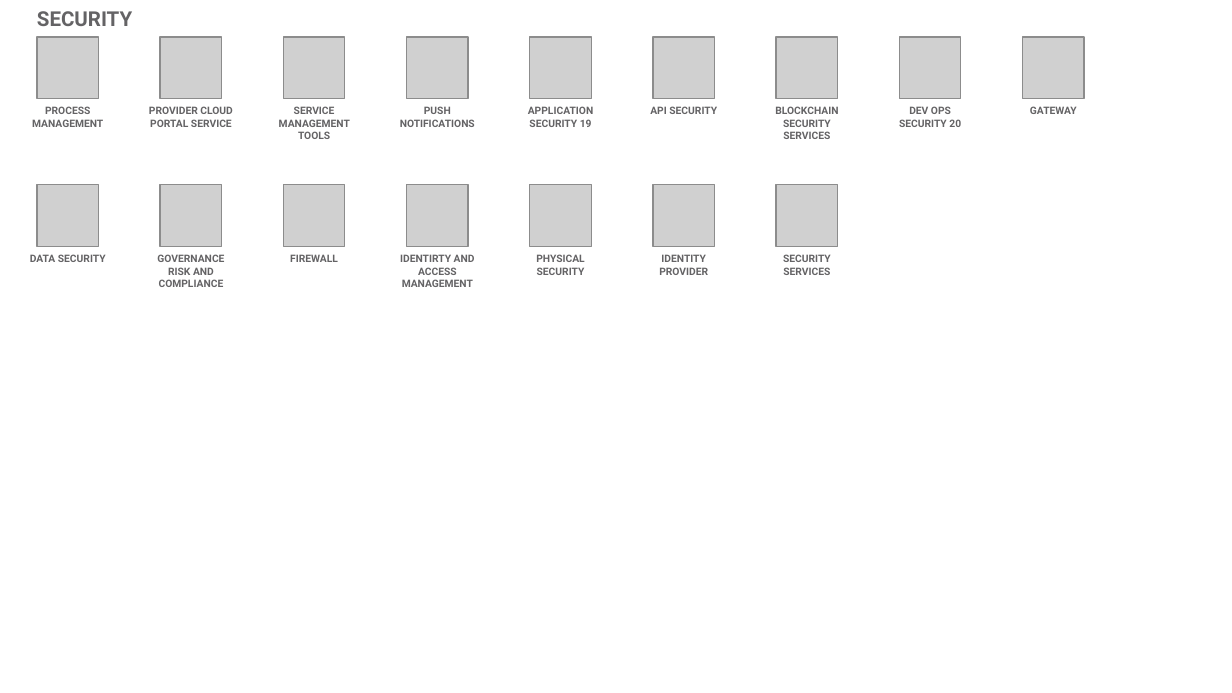
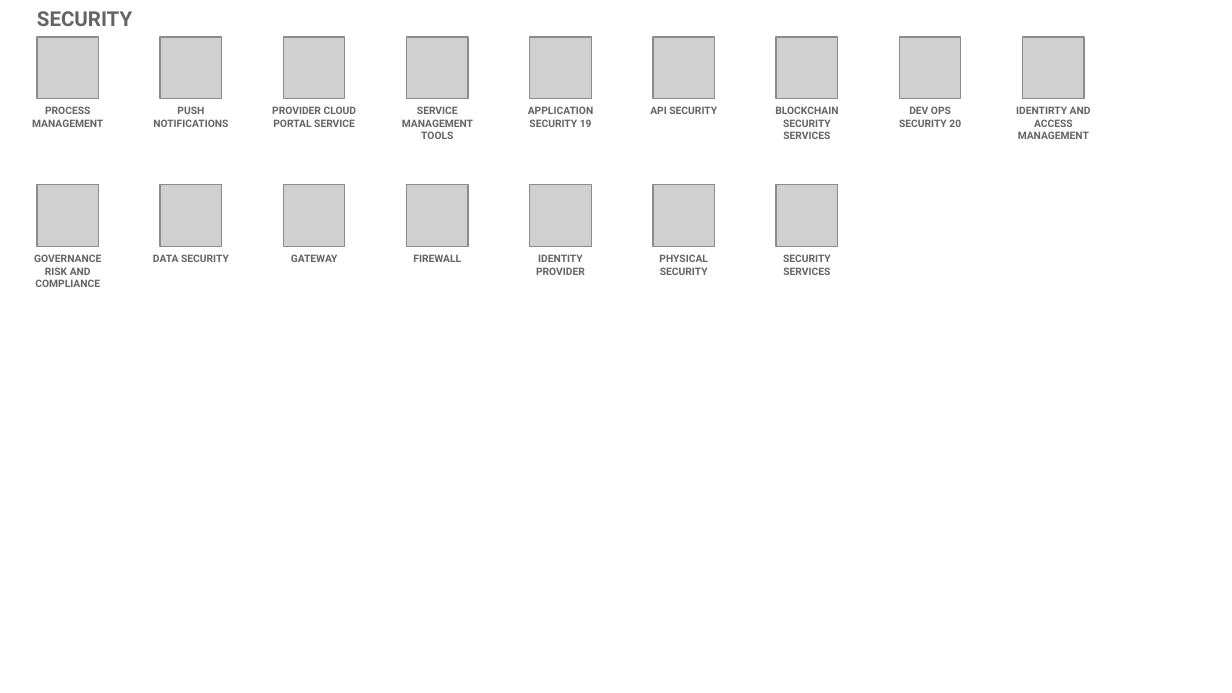
Before and after one commit to l2fprod/myarchitecture, a slide deck: slide 20 of mycatalog-architecture-diagram-template.pptx. Drawn at 1232x693 pixels with LibreOffice and Linux fonts; fonts in the diff are those of the drawing; grey boxes stand for pictures. Boxes give left, top, right and bottom in pixels: in the first picture for what was removed or moved away, otherwise in the second. Text is boxed around its words. In the diff, an @@ line names an element or a change of style, - is before the commit and + after.

```diff
--- a/mycatalog-architecture-diagram-template.pptx
+++ b/mycatalog-architecture-diagram-template.pptx
@@ text "PUSH NOTIFICATIONS" moved from (x1=400, y1=106, x2=475, y2=127) to (x1=153, y1=106, x2=228, y2=127) @@
@@ text at (x1=1016, y1=106, x2=1091, y2=139): text changed @@
-GATEWAY
+IDENTIRTY AND ACCESS MANAGEMENT
@@ text "GOVERNANCE RISK AND COMPLIANCE" moved from (x1=157, y1=254, x2=224, y2=287) to (x1=34, y1=254, x2=101, y2=287) @@
@@ text added at (x1=291, y1=254, x2=338, y2=262), 6 pt, text #646365, bold @@
+GATEWAY
@@ text removed at (x1=400, y1=254, x2=475, y2=287) @@
-IDENTIRTY AND ACCESS MANAGEMENT
@@ text "IDENTITY PROVIDER" moved from (x1=659, y1=254, x2=708, y2=275) to (x1=536, y1=254, x2=585, y2=275) @@
@@ 5 texts moved together from (x1=30, y1=106, x2=585, y2=275) to (x1=153, y1=106, x2=708, y2=275) @@
```
Also in this commit, not shown: 13 other slides changed.
